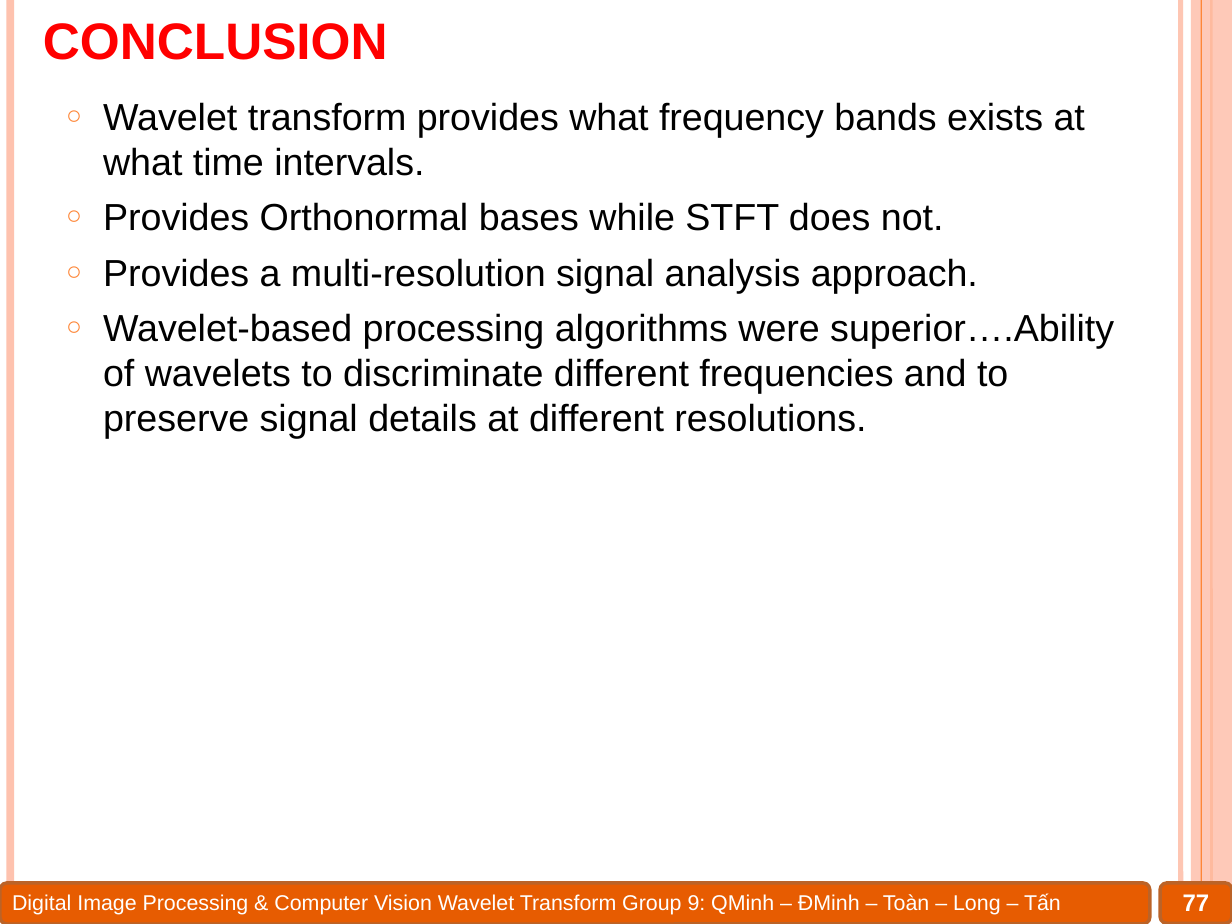
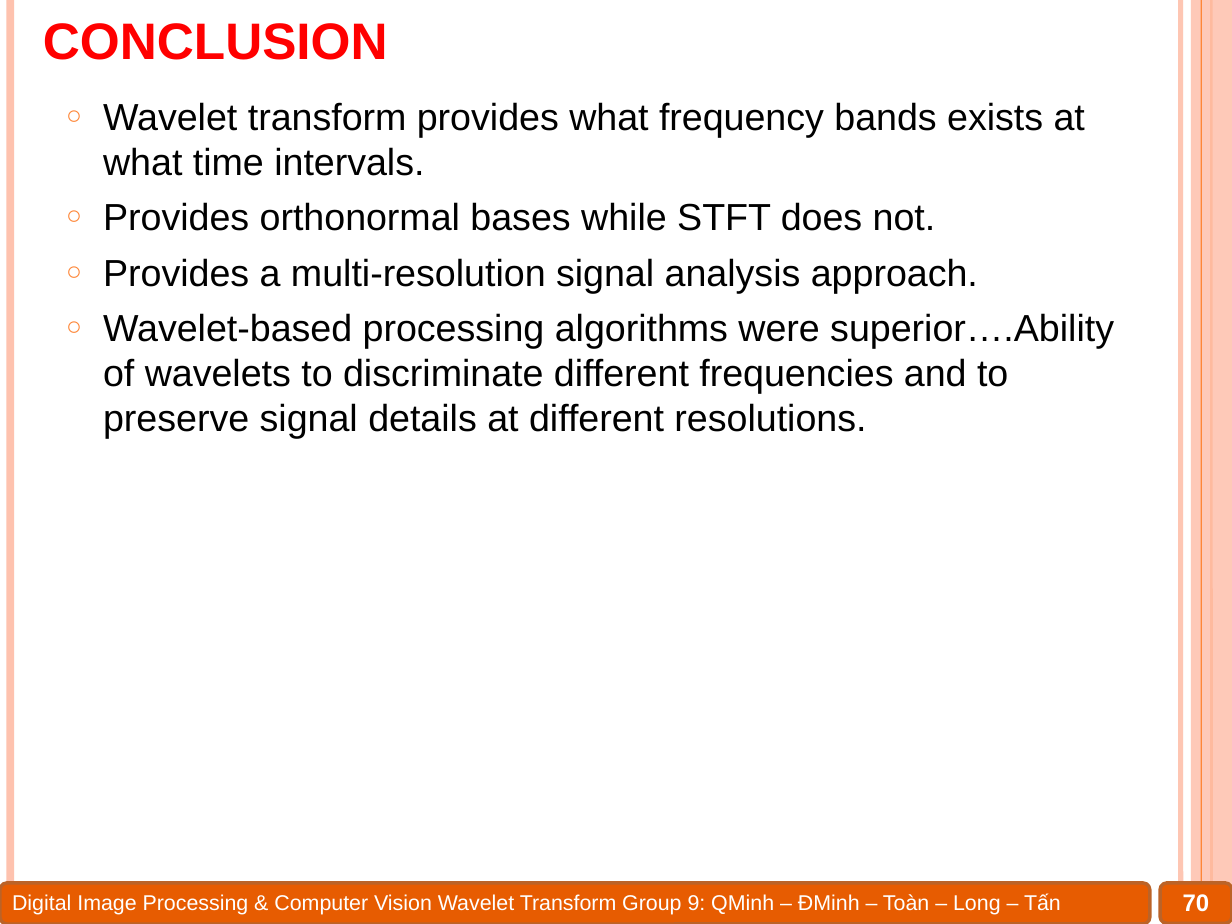
Before and after one commit to Alex7Huynh/dip-g9, a slide deck: slide 70 of 6. PPT/Wavelet transform.pptx (slide 77 before the commit). Drawn at 1232x924 pixels with LibreOffice and Linux fonts; fonts in the diff are those of the drawing. Boxes give left, top, right and bottom in pixels: in the first picture for what was removed or moved away, otherwise in the second. Text is boxed around its words. In the diff, an @@ line names an element or a change of style, - is before the commit and + after.

```diff
--- a/6. PPT/Wavelet transform.pptx
+++ b/6. PPT/Wavelet transform.pptx
@@ text at <box>103,202,936,231</box>: text changed @@
-  ○ Provides Orthonormal bases while STFT does not.
+  ○ Provides orthonormal bases while STFT does not.
@@ page number at <box>1183,894,1210,912</box>: text changed @@
-77
+70
```
Also in this commit, not shown: 7 other slides changed, 7 slides removed, 3 other files.
